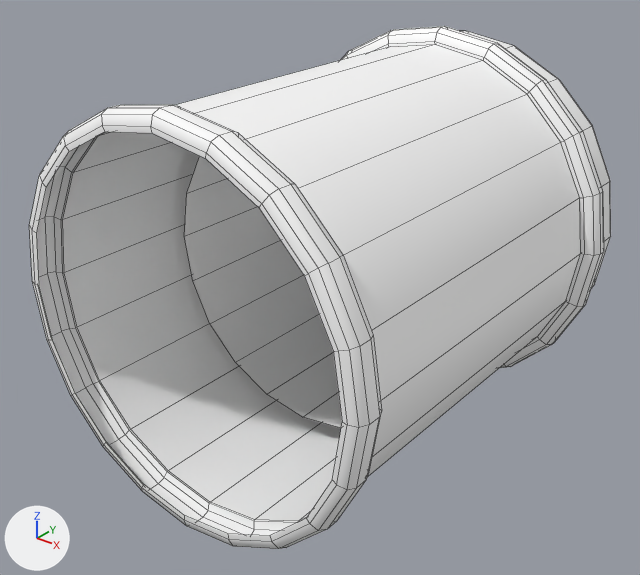
What one commit did to the FBX model Tea House/Assets/Models/SM_BoxRound_low.fbx.
Both versions are drawn from a 50 mm lens placed at (0.317, -0.269, 0.231), pointed at (-0.011, 0.14, -0.023). The axes (+X, +Y, +Z) are drawn at lower left. The lights are the same throughout. The older version comes first. Mesh edges are drawn as thin lines. Where no turn or scale is listed for an object, it has been applied to the vertices.

The first picture shows 'Base_low', 'Lid_low'.
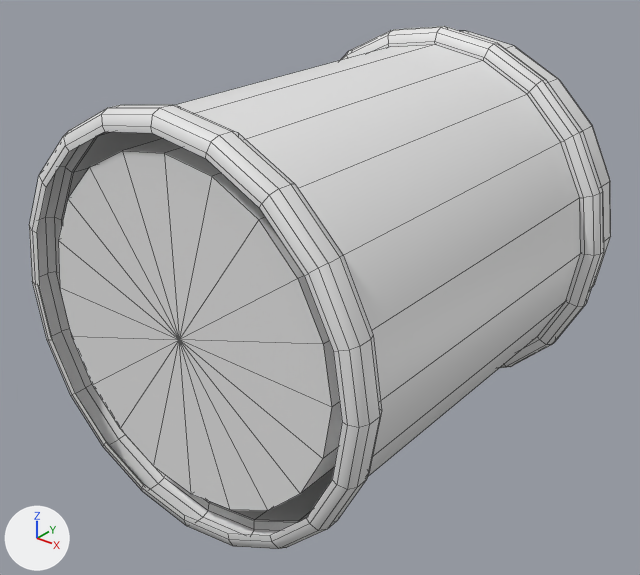
The newer file is also turned or shifted as a whole; pictures and numbers use the older file's frame.

Boxes [x1, y1, x2, y2] around the edits, measured in the pictures (640 x 575 px):
part 1 of me_mesh, added: after [58, 139, 342, 511]
part 2 of me_mesh, recoloured: [29, 45, 581, 549] in both

Edits to the bpy script that builds the scene:
```text
Add mat_openpbr_shader5:
    mat_openpbr_shader5 = principled_material('openPBR_shader5')
    mat_openpbr_shader5.base_color = (0.8, 0.8, 0.8)  # white #e7e7e7
Change me_mesh:
    used by ob_base_low; location = (0.0, 0.0, 0.0)
    remove me_mesh.from_pydata(...)  # 260 vertices, 240 faces; spans x -0.125..0.125, y 0.0..0.285, z -0.125..0.125
    add me_mesh.from_pydata(...)  # 281 vertices, 280 faces; spans x -0.125..0.125, y 0.0..0.285, z -0.125..0.125
    me_mesh part 1
    1 vertex is added at (0.0, 0.007, 0.0)
    20 new vertices lie (0.0, -0.102, 0.0) away from vertices in x -0.103..0.103, y 0.109, z -0.103..0.103
    40 new faces join them
    me_mesh part 2: 240 faces spanning x -0.125..0.125, y 0.0..0.285, z -0.125..0.125 switch from mat_openpbr_shader2 (white #ffffff) to mat_openpbr_shader5 (white #e7e7e7)
```
